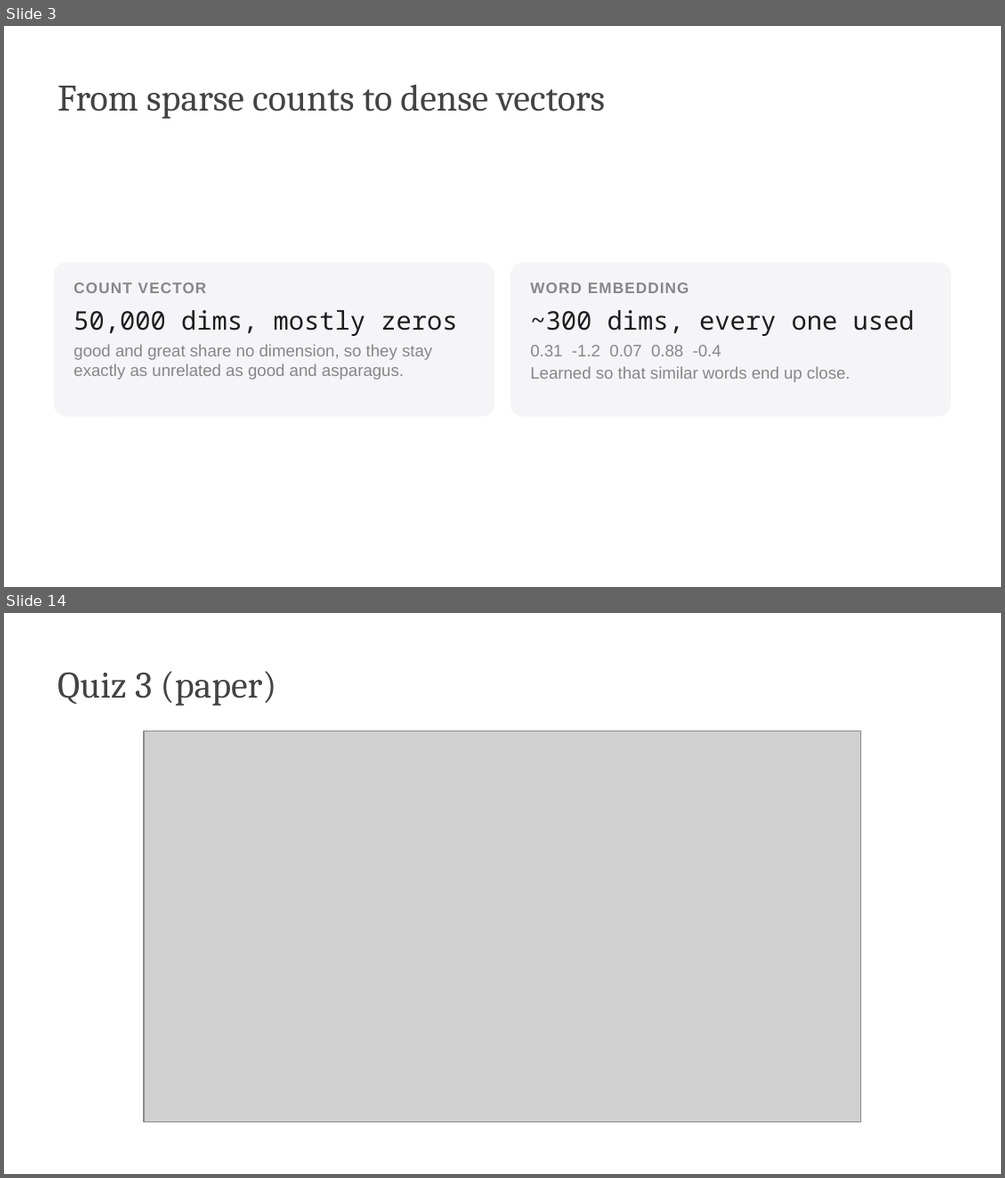
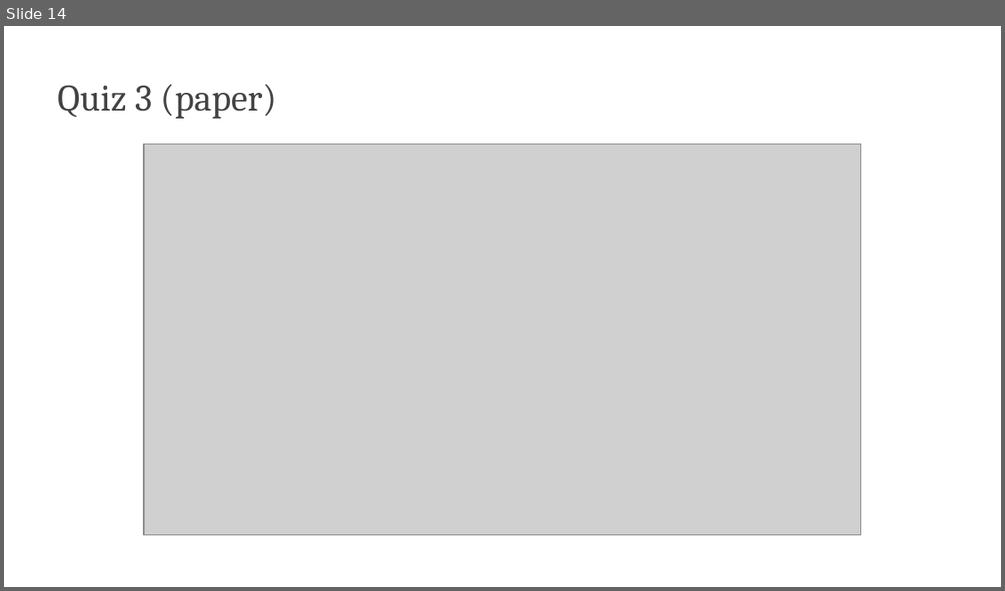
Before and after one commit to edavalosanaya/CSCI3495_NLP_LLMs_Student, a slide deck: weeks/week-05/class-02/lecture/slides.pptx. Shown one above the other, each under a label of ours: slides 3 and 14 before the commit, slide 14 after it; the slides between them are not shown. The pictures are 1005x1178 and 1005x591 pixels, drawn with LibreOffice and Linux fonts; fonts in the diff are those of the drawing; grey boxes stand for pictures; background and template pictures are left out. Boxes give left, top, right and bottom in pixels: in the first picture for what was removed or moved away, otherwise in the second. Text is boxed around its words. In the diff, an @@ line names an element or a change of style, - is before the commit and + after.

Commit message:
Publish course materials (b2f6c4dc)
Generated by scripts/publish_student.py from the source repository at b2f6c4dc: "W5C2: seq2seq LSTM translator on real Tatoeba data"

```diff
--- a/weeks/week-05/class-02/lecture/slides.pptx
+++ b/weeks/week-05/class-02/lecture/slides.pptx
@@ slide 3 removed at [4,26,1001,587], background #FFFFFF @@
@@ title removed at [57,85,606,119] @@
-From sparse counts to dense vectors
@@ rounded rectangle removed at [54,262,494,417] @@
@@ rounded rectangle removed at [510,262,951,417] @@
@@ text removed at [73,282,457,379] @@
-COUNT VECTOR
-50,000 dims, mostly zeros
-good and great share no dimension, so they stay exactly as unrelated as good and asparagus.
@@ text removed at [530,282,914,382] @@
-WORD EMBEDDING
-~300 dims, every one used
-0.31 -1.2 0.07 0.88 -0.4
-Learned so that similar words end up close.
@@ text removed at [54,546,951,577] @@
-Source: original
```
Also in this commit, not shown: 1 slide changed, 13 slides added, 13 other slides removed, 35 other files.
